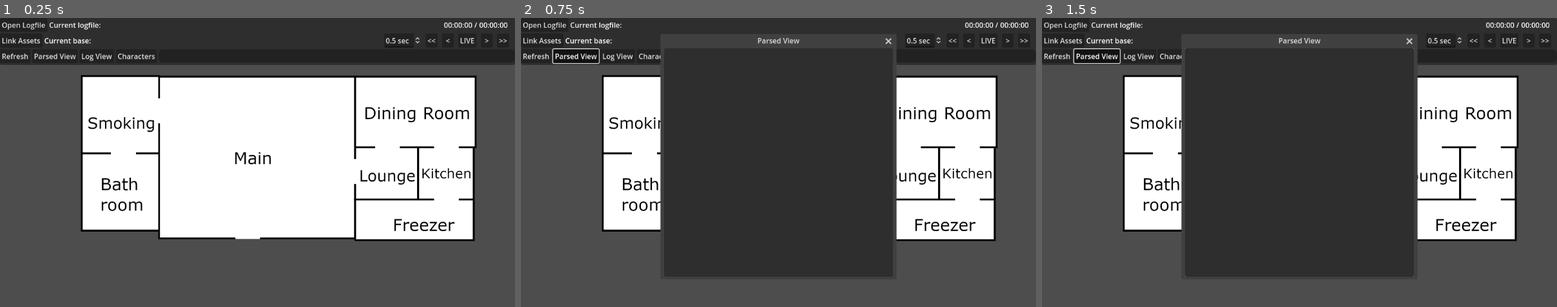
Above: before the commit, frames 1-3 (left to right).
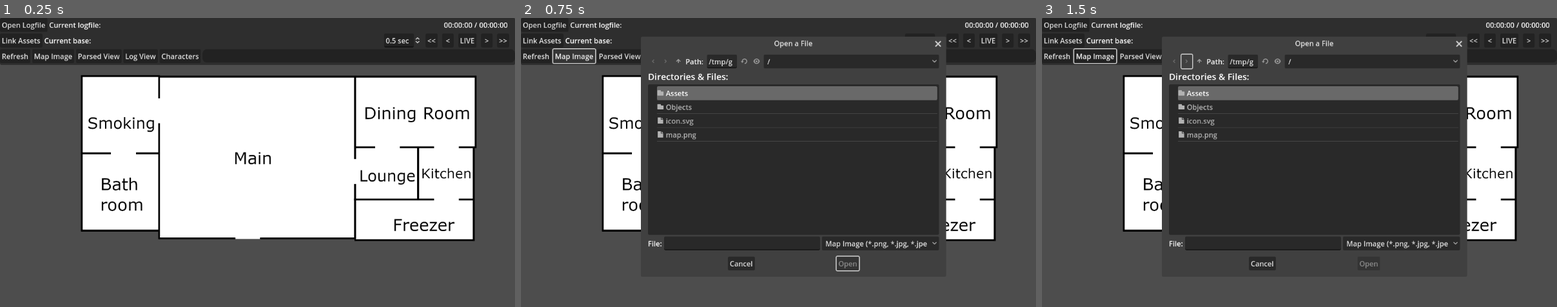
Above: after the commit, the same moments.

Repository: Crystalwarrior/AO2-LogReader
Game: Godot game, scene res://view.tscn
Two runs of this game, one before a commit and one after it. Both use one fixed random seed, a clock stepped at 60 frames per second and the inputs below.
Inputs (mouse positions are in pixels of both pictures, inside the frame that each line leads up to):
- Up to frame 1 (0.25 s): no input
- Up to frame 2 (0.75 s): click (572, 55) at 0.5 s, where only the run after the commit has a clickable "Map Image"
- Up to frame 3 (1.5 s): click (1186, 61) at 1.27 s

The runs differ from the first frame. In frame 1, 0.4% of the frame differs, in the area x 6-39%, y 12-15%; in frame 2, 12%, in the area x 6-83%, y 6-88%; in frame 3, 12%.

Commit message:
Add map image swapper button

Diff:
--- /dev/null
+++ b/Map.gd
@@ -0,0 +1,14 @@
+extends Sprite2D
+
+
+func load_image(path):
+	if FileAccess.file_exists(path):
+		# TODO: cache this, ideally by using Godot's resource system properly
+		var image = Image.load_from_file(path)
+		return ImageTexture.create_from_image(image)
+	else:
+		return null
+
+
+func _on_main_window_swap_map(path):
+	texture = load_image(path)
--- a/main_window.gd
+++ b/main_window.gd
@@ -6,6 +6,7 @@
 @onready var parsed_view: RichTextLabel = %ParsedViewLabel
 @onready var file_dialog: FileDialog = %FileDialog
 @onready var folder_dialog: FileDialog = %FolderDialog
+@onready var map_file_dialog: FileDialog = %MapFileDialog
 @onready var timeline = $HBoxContainer/Bottom/HBoxContainer2/HScrollBar
 @onready var areas = $"../../Areas"
 @onready var currentLabel = $HBoxContainer/Top/HBoxContainer2/HBoxContainer/CurrentTime
@@ -20,6 +21,8 @@
 signal movement(char, from, fromID, to, toID)
 
 signal placeChar(char, icon, to, toID)
+
+signal swapMap(path)
 
 const colors = ["#888888","#00FF00","#0000FF","#FF0000","#01FFFE","#FFA6FE","#FFDB66","#006401","#010067","#95003A","#0 …(538 unchanged characters)…
 
@@ -414,3 +417,11 @@
 func _on_log_view_window_close_requested():
 	logview_window.hide()
 	%ToggleLogView.button_pressed = false
+
+
+func _on_map_file_dialog_file_selected(path):
+	swapMap.emit(path)
+
+
+func _on_map_image_pressed():
+	map_file_dialog.show()
--- a/main_window.tscn
+++ b/main_window.tscn
@@ -151,6 +151,10 @@
 layout_mode = 2
 text = "Refresh"
 
+[node name="MapImage" type="Button" parent="HBoxContainer/Bottom/Buttons"]
+layout_mode = 2
+text = "Map Image"
+
 [node name="ToggleParsedView" type="Button" parent="HBoxContainer/Bottom/Buttons"]
 unique_name_in_owner = true
 layout_mode = 2
@@ -190,6 +194,16 @@
 file_mode = 0
 access = 2
 filters = PackedStringArray("*.log;Log File")
+
+[node name="MapFileDialog" type="FileDialog" parent="."]
+unique_name_in_owner = true
+title = "Open a Map Image"
+initial_position = 1
+size = Vector2i(600, 500)
+ok_button_text = "Open"
+file_mode = 0
+access = 2
+filters = PackedStringArray("*.png, *.jpg, *.jpeg, *.tga, *.bmp, *.webp, *.svg;Map Image")
 
 [node name="FolderDialog" type="FileDialog" parent="."]
 unique_name_in_owner = true
@@ -268,11 +282,13 @@
 [connection signal="toggled" from="HBoxContainer/Top/HBoxContainer2/HBoxContainer2/>" to="." method="_on_play_toggled"]
 [connection signal="pressed" from="HBoxContainer/Top/HBoxContainer2/HBoxContainer2/>>" to="." method="_on_next_movement_pressed"]
 [connection signal="pressed" from="HBoxContainer/Bottom/Buttons/RefreshButton" to="." method="_on_refresh_button_pressed"]
+[connection signal="pressed" from="HBoxContainer/Bottom/Buttons/MapImage" to="." method="_on_map_image_pressed"]
 [connection signal="toggled" from="HBoxContainer/Bottom/Buttons/ToggleParsedView" to="." method="_on_toggle_parsed_view_toggled"]
 [connection signal="toggled" from="HBoxContainer/Bottom/Buttons/ToggleLogView" to="." method="_on_toggle_log_view_toggled"]
 [connection signal="toggled" from="HBoxContainer/Bottom/Buttons/CharactersButton" to="." method="_on_button_toggled"]
 [connection signal="value_changed" from="HBoxContainer/Bottom/HBoxContainer2/HScrollBar" to="." method="_on_timeline_value_changed"]
 [connection signal="file_selected" from="FileDialog" to="." method="_on_file_dialog_file_selected"]
+[connection signal="file_selected" from="MapFileDialog" to="." method="_on_map_file_dialog_file_selected"]
 [connection signal="dir_selected" from="FolderDialog" to="." method="_on_folder_dialog_dir_selected"]
 [connection signal="close_requested" from="ParsedViewWindow" to="." method="_on_parsed_view_window_close_requested"]
 [connection signal="close_requested" from="LogViewWindow" to="." method="_on_log_view_window_close_requested"]
--- a/view.tscn
+++ b/view.tscn
@@ -1,8 +1,9 @@
-[gd_scene load_steps=5 format=3 uid="uid://cbk86f7aw7aae"]
+[gd_scene load_steps=6 format=3 uid="uid://cbk86f7aw7aae"]
 
 [ext_resource type="Texture2D" uid="uid://c10dfsnyvpt2s" path="res://map.png" id="1_25yal"]
 [ext_resource type="PackedScene" uid="uid://cpp1f87megsvi" path="res://main_window.tscn" id="1_h1np8"]
 [ext_resource type="Script" path="res://Areas.gd" id="3_5a0sm"]
+[ext_resource type="Script" path="res://Map.gd" id="3_sit67"]
 [ext_resource type="Script" path="res://MapViewCamera.gd" id="3_xct7p"]
 
 [node name="View" type="Node2D"]
@@ -15,6 +16,7 @@
 position = Vector2(574.333, 323.5)
 scale = Vector2(0.597222, 0.597222)
 texture = ExtResource("1_25yal")
+script = ExtResource("3_sit67")
 
 [node name="Areas" type="Control" parent="."]
 layout_mode = 3
@@ -28,3 +30,4 @@
 
 [connection signal="movement" from="CanvasLayer/MainWindow" to="Areas" method="_on_main_window_movement"]
 [connection signal="placeChar" from="CanvasLayer/MainWindow" to="Areas" method="_on_main_window_place_char"]
+[connection signal="swapMap" from="CanvasLayer/MainWindow" to="Map" method="_on_main_window_swap_map"]
